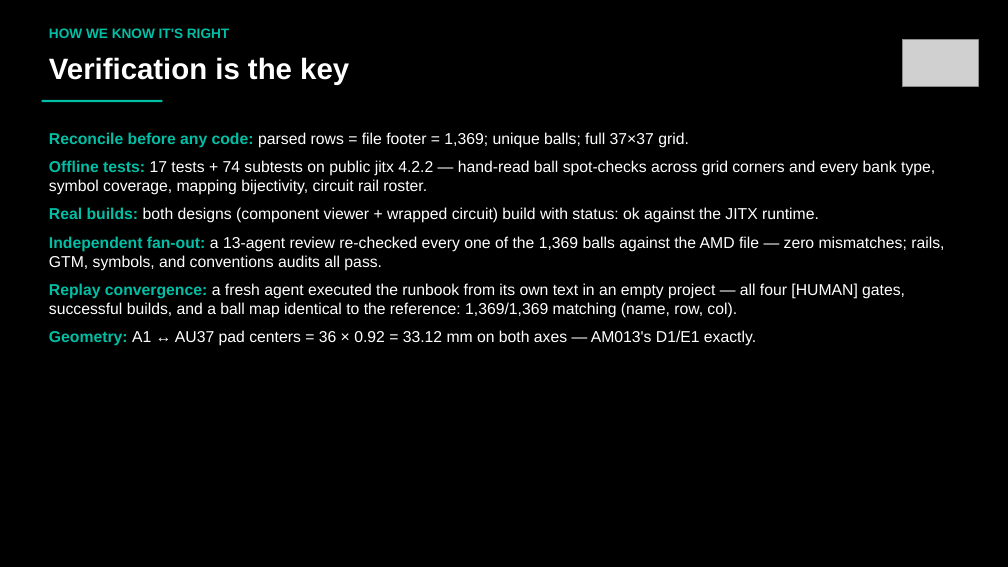
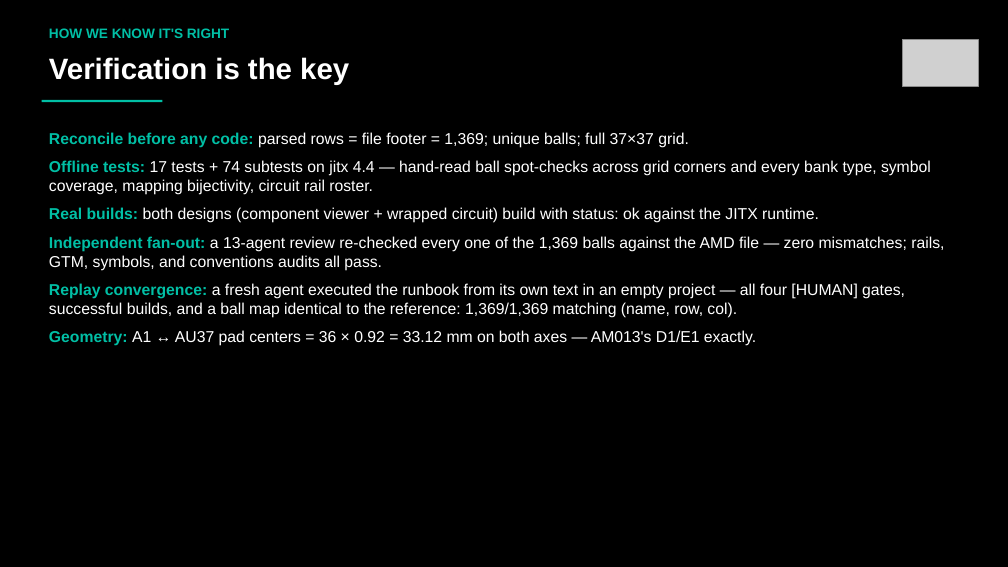
Before and after one commit to JITx-Inc/jitx-examples, a slide deck: slide 5 of jumpstart-kits/js1-stackup-components/part3-versal-fpga/JS1_Part3_Versal-FPGA_Presentation.pptx. Drawn at 1008x567 pixels with LibreOffice and Linux fonts; fonts in the diff are those of the drawing; grey boxes stand for pictures. Boxes give left, top, right and bottom in pixels: in the first picture for what was removed or moved away, otherwise in the second. Text is boxed around its words. In the diff, an @@ line names an element or a change of style, - is before the commit and + after.

```diff
--- a/jumpstart-kits/js1-stackup-components/part3-versal-fpga/JS1_Part3_Versal-FPGA_Presentation.pptx
+++ b/jumpstart-kits/js1-stackup-components/part3-versal-fpga/JS1_Part3_Versal-FPGA_Presentation.pptx
@@ text at box(49, 160, 931, 195): text changed @@
-Offline tests: 17 tests + 74 subtests on public jitx 4.2.2 — hand-read ball spot-checks across grid corners and every bank type, symbol coverage, mapping bijectivity, circuit rail roster.
+Offline tests: 17 tests + 74 subtests on jitx 4.4 — hand-read ball spot-checks across grid corners and every bank type, symbol coverage, mapping bijectivity, circuit rail roster.
```
Also in this commit, not shown: 23 other files.
